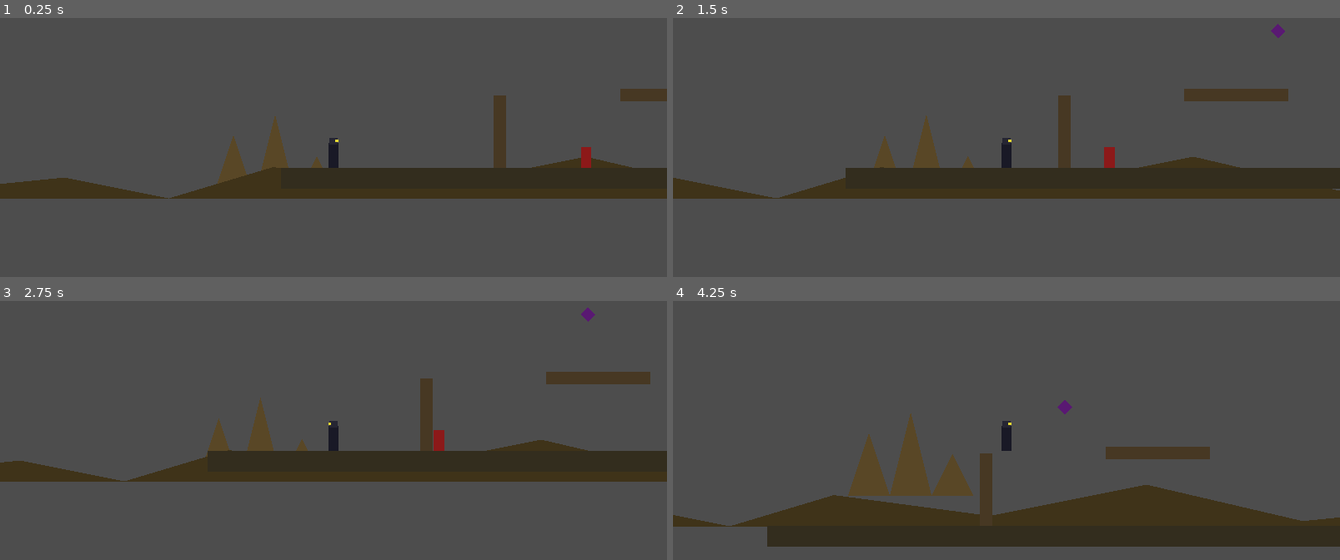
Above: before the commit, frames 1-4 (two rows, left to right).
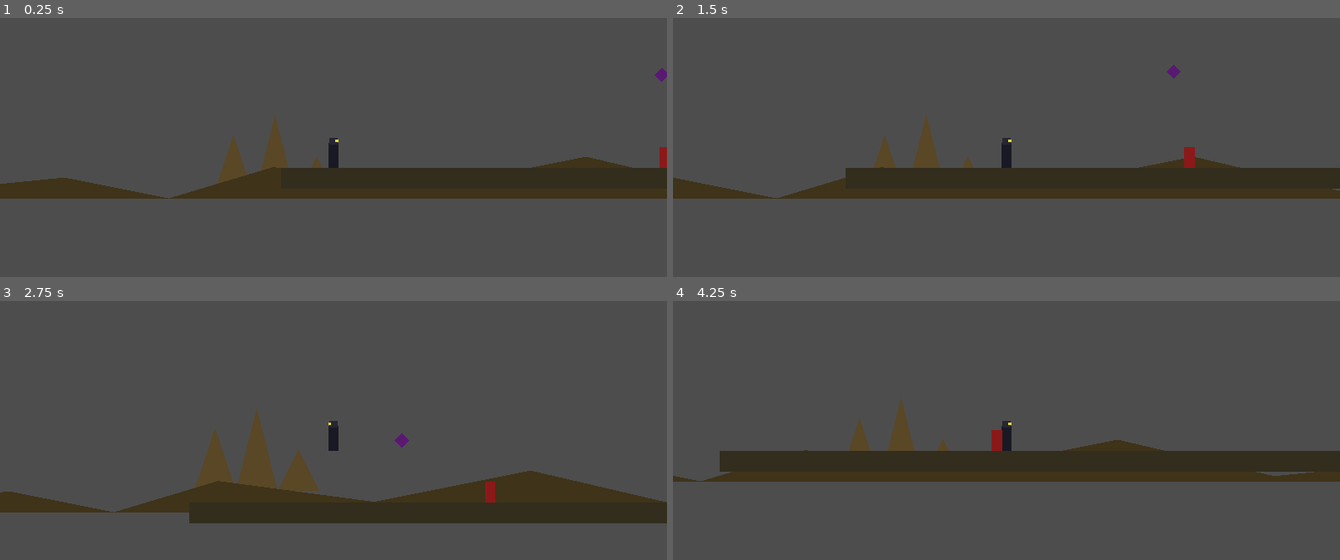
Above: after the commit, the same moments.

Repository: GloriousOrange/Iron-Lotus
Game: Godot game, scene res://scenes/Main.tscn
The game is run twice, just before and just after one commit, with the same random seed, the same clock (stepped at 60 frames per second) and the same inputs.
Inputs (mouse positions are in pixels of both pictures, inside the frame that each line leads up to):
- Up to frame 1 (0.25 s): no input
- Up to frame 2 (1.5 s): move the mouse to (1153, 137) at 0.52 s; hold D (move_right) from 0.53 s (still down); tap Space (jump) at 0.6, 0.77, 1.07 s; click (1153, 137) at 0.67 s; move the mouse to (873, 173) at 1.27 s; tap J (attack1) at 1.35 s
- Up to frame 3 (2.75 s): tap Space (jump) at 1.52, 1.55, 1.82, 2.3 s; move the mouse to (400, 355) at 2.02 s; release D (move_right) at 2.03 s; hold A (move_left) from 2.03 s (still down); tap K (attack2) at 2.1 s
- Up to frame 4 (4.25 s): move the mouse to (973, 513) at 2.77 s; release A (move_left) at 2.78 s; hold D (move_right) from 2.78 s (still down); tap L (attack3) at 2.85 s; click (973, 513) at 2.92 s; tap Space (jump) at 3.02, 3.05, 3.32, 3.77, 3.8, 4.07 s; move the mouse to (1206, 495) at 3.52 s; hold Shift (block) from 3.53 s (still down)

The runs differ from the first frame. In frame 1, 1.1% of the frame differs, in the area x 74-100%, y 19-58%; in frame 2, 1.7%; in frame 3, 23%; in frame 4, 27%, in the area x 0-100%, y 37-95%.

Commit message:
Make Level 1 much longer (~32k px) and add large "brute" creature enemy
Previous 7200px level was ~30s of running -- nowhere near the ~10-minute
target. Replaced the hand-placed Level1 geometry with a deterministic
code generator (scripts/levels/Level1.gd) that lays out ~32,000px from a
mix of segment types: flat combat stretches, brute arenas, ascending
platform stairs, wall-climb obstacles, wall-jump shafts, and bridged
pits. 5 checkpoints, ~52 placeholder enemies (25 humanoid, 19 flying, 8
brutes). Length/segment-mix/density are constants at the top of the
script for easy tuning; exact pacing still needs playtest.

New EnemyBrute: a large creature (not a boss) -- slow but high-HP,
hard-hitting, telegraphs a wind-up before its heavy swing, and is not
"light" so ninja stars only stun/chip it. Extends the shared Enemy base.

Ninja now respawns at the last checkpoint on falling into a pit
(FALL_LIMIT). Level1.tscn slimmed to just script + music + parallax +
player; all geometry/enemies are generated at runtime.

Verified via an in-engine report+capture harness (removed before
commit): confirmed entity counts, ~32k px extent, and greybox visuals
at several points along the level.

Co-Authored-By: Claude Sonnet 5 <noreply@anthropic.com>
Claude-Session: https://claude.ai/code/session_016vJwi5LB5wTBGbHKRXL5vZ

Diff:
--- /dev/null
+++ b/scenes/enemies/EnemyBrute.tscn
@@ -0,0 +1,43 @@
+[gd_scene load_steps=3 format=3]
+
+[ext_resource type="Script" path="res://scripts/enemies/EnemyBrute.gd" id="1_brute"]
+
+[sub_resource type="CapsuleShape2D" id="CapsuleShape2D_brute"]
+radius = 26.0
+height = 96.0
+
+[node name="EnemyBrute" type="CharacterBody2D"]
+collision_layer = 4
+collision_mask = 1
+script = ExtResource("1_brute")
+max_health = 150.0
+is_light = false
+contact_damage = 25.0
+
+[node name="CollisionShape2D" type="CollisionShape2D" parent="."]
+shape = SubResource("CapsuleShape2D_brute")
+
+[node name="Visual" type="Polygon2D" parent="."]
+color = Color(0.4, 0.08, 0.12, 1)
+polygon = PackedVector2Array(-24, -48, 24, -48, 30, 10, 16, 48, -16, 48, -30, 10)
+
+[node name="Horn1" type="Polygon2D" parent="."]
+color = Color(0.7, 0.6, 0.5, 1)
+polygon = PackedVector2Array(-24, -48, -14, -48, -20, -66)
+
+[node name="Horn2" type="Polygon2D" parent="."]
+color = Color(0.7, 0.6, 0.5, 1)
+polygon = PackedVector2Array(14, -48, 24, -48, 20, -66)
+
+[node name="Eye" type="Polygon2D" parent="."]
+color = Color(1, 0.85, 0.1, 1)
+polygon = PackedVector2Array(6, -34, 18, -34, 18, -26, 6, -26)
+
+[node name="LedgeCheck" type="RayCast2D" parent="."]
+position = Vector2(28, 40)
+target_position = Vector2(0, 30)
+enabled = true
+
+[node name="WallCheck" type="RayCast2D" parent="."]
+target_position = Vector2(34, 0)
+enabled = true
--- a/scenes/levels/Level1.tscn
+++ b/scenes/levels/Level1.tscn
@@ -1,31 +1,10 @@
-[gd_scene load_steps=13 format=3]
+[gd_scene load_steps=3 format=3]
 
-[ext_resource type="PackedScene" path="res://scenes/player/Ninja.tscn" id="1_ninja"]
-[ext_resource type="PackedScene" path="res://scenes/enemies/EnemyHumanoid.tscn" id="2_humanoid"]
-[ext_resource type="PackedScene" path="res://scenes/enemies/EnemyFlying.tscn" id="3_flying"]
-[ext_resource type="Script" path="res://scripts/levels/Level1.gd" id="4_level1_script"]
-[ext_resource type="PackedScene" path="res://scenes/levels/Checkpoint.tscn" id="5_checkpoint"]
-
-[sub_resource type="RectangleShape2D" id="RectangleShape2D_ground"]
-size = Vector2(7200, 40)
-
-[sub_resource type="RectangleShape2D" id="RectangleShape2D_wall"]
-size = Vector2(24, 140)
-
-[sub_resource type="RectangleShape2D" id="RectangleShape2D_wallclimb"]
-size = Vector2(24, 260)
-
-[sub_resource type="RectangleShape2D" id="RectangleShape2D_walljump"]
-size = Vector2(24, 200)
-
-[sub_resource type="RectangleShape2D" id="RectangleShape2D_platform"]
-size = Vector2(200, 24)
-
-[sub_resource type="RectangleShape2D" id="RectangleShape2D_stair"]
-size = Vector2(160, 24)
+[ext_resource type="Script" path="res://scripts/levels/Level1.gd" id="1_level1_script"]
+[ext_resource type="PackedScene" path="res://scenes/player/Ninja.tscn" id="2_ninja"]
 
 [node name="Level1" type="Node2D"]
-script = ExtResource("4_level1_script")
+script = ExtResource("1_level1_script")
 
 [node name="Music" type="AudioStreamPlayer" parent="."]
 
@@ -47,186 +26,5 @@
 color = Color(0.25, 0.2, 0.1, 1)
 polygon = PackedVector2Array(0, 620, 200, 560, 500, 600, 800, 540, 1100, 610, 1400, 580, 1600, 620)
 
-[node name="Ground" type="StaticBody2D" parent="."]
-collision_layer = 1
-position = Vector2(3600, 700)
-
-[node name="CollisionShape2D" type="CollisionShape2D" parent="Ground"]
-shape = SubResource("RectangleShape2D_ground")
-
-[node name="Visual" type="Polygon2D" parent="Ground"]
-color = Color(0.2, 0.18, 0.12, 1)
-polygon = PackedVector2Array(-3600, -20, 3600, -20, 3600, 20, -3600, 20)
-
-[node name="Wall" type="StaticBody2D" parent="."]
-collision_layer = 1
-position = Vector2(420, 610)
-
-[node name="CollisionShape2D" type="CollisionShape2D" parent="Wall"]
-shape = SubResource("RectangleShape2D_wall")
-
-[node name="Visual" type="Polygon2D" parent="Wall"]
-color = Color(0.28, 0.22, 0.14, 1)
-polygon = PackedVector2Array(-12, -70, 12, -70, 12, 70, -12, 70)
-
-[node name="Platform" type="StaticBody2D" parent="."]
-collision_layer = 1
-position = Vector2(750, 540)
-
-[node name="CollisionShape2D" type="CollisionShape2D" parent="Platform"]
-shape = SubResource("RectangleShape2D_platform")
-
-[node name="Visual" type="Polygon2D" parent="Platform"]
-color = Color(0.28, 0.22, 0.14, 1)
-polygon = PackedVector2Array(-100, -12, 100, -12, 100, 12, -100, 12)
-
-[node name="WallClimb" type="StaticBody2D" parent="."]
-collision_layer = 1
-position = Vector2(2200, 550)
-
-[node name="CollisionShape2D" type="CollisionShape2D" parent="WallClimb"]
-shape = SubResource("RectangleShape2D_wallclimb")
-
-[node name="Visual" type="Polygon2D" parent="WallClimb"]
-color = Color(0.28, 0.22, 0.14, 1)
-polygon = PackedVector2Array(-12, -130, 12, -130, 12, 130, -12, 130)
-
-[node name="Checkpoint1" parent="." instance=ExtResource("5_checkpoint")]
-position = Vector2(2600, 630)
-
-[node name="StairPlatform1" type="StaticBody2D" parent="."]
-collision_layer = 1
-position = Vector2(3200, 600)
-
-[node name="CollisionShape2D" type="CollisionShape2D" parent="StairPlatform1"]
-shape = SubResource("RectangleShape2D_stair")
-
-[node name="Visual" type="Polygon2D" parent="StairPlatform1"]
-color = Color(0.28, 0.22, 0.14, 1)
-polygon = PackedVector2Array(-80, -12, 80, -12, 80, 12, -80, 12)
-
-[node name="StairPlatform2" type="StaticBody2D" parent="."]
-collision_layer = 1
-position = Vector2(3420, 520)
-
-[node name="CollisionShape2D" type="CollisionShape2D" parent="StairPlatform2"]
-shape = SubResource("RectangleShape2D_stair")
-
-[node name="Visual" type="Polygon2D" parent="StairPlatform2"]
-color = Color(0.28, 0.22, 0.14, 1)
-polygon = PackedVector2Array(-80, -12, 80, -12, 80, 12, -80, 12)
-
-[node name="StairPlatform3" type="StaticBody2D" parent="."]
-collision_layer = 1
-position = Vector2(3640, 440)
-
-[node name="CollisionShape2D" type="CollisionShape2D" parent="StairPlatform3"]
-shape = SubResource("RectangleShape2D_stair")
-
-[node name="Visual" type="Polygon2D" parent="StairPlatform3"]
-color = Color(0.28, 0.22, 0.14, 1)
-polygon = PackedVector2Array(-80, -12, 80, -12, 80, 12, -80, 12)
-
-[node name="WallJumpA" type="StaticBody2D" parent="."]
-collision_layer = 1
-position = Vector2(4300, 580)
-
-[node name="CollisionShape2D" type="CollisionShape2D" parent="WallJumpA"]
-shape = SubResource("RectangleShape2D_walljump")
-
-[node name="Visual" type="Polygon2D" parent="WallJumpA"]
-color = Color(0.28, 0.22, 0.14, 1)
-polygon = PackedVector2Array(-12, -100, 12, -100, 12, 100, -12, 100)
-
-[node name="WallJumpB" type="StaticBody2D" parent="."]
-collision_layer = 1
-position = Vector2(4470, 580)
-
-[node name="CollisionShape2D" type="CollisionShape2D" parent="WallJumpB"]
-shape = SubResource("RectangleShape2D_walljump")
-
-[node name="Visual" type="Polygon2D" parent="WallJumpB"]
-color = Color(0.28, 0.22, 0.14, 1)
-polygon = PackedVector2Array(-12, -100, 12, -100, 12, 100, -12, 100)
-
-[node name="Checkpoint2" parent="." instance=ExtResource("5_checkpoint")]
-position = Vector2(5300, 630)
-
-[node name="GauntletPlatform1" type="StaticBody2D" parent="."]
-collision_layer = 1
-position = Vector2(6200, 600)
-
-[node name="CollisionShape2D" type="CollisionShape2D" parent="GauntletPlatform1"]
-shape = SubResource("RectangleShape2D_platform")
-
-[node name="Visual" type="Polygon2D" parent="GauntletPlatform1"]
-color = Color(0.28, 0.22, 0.14, 1)
-polygon = PackedVector2Array(-100, -12, 100, -12, 100, 12, -100, 12)
-
-[node name="GauntletPlatform2" type="StaticBody2D" parent="."]
-collision_layer = 1
-position = Vector2(6450, 560)
-
-[node name="CollisionShape2D" type="CollisionShape2D" parent="GauntletPlatform2"]
-shape = SubResource("RectangleShape2D_platform")
-
-[node name="Visual" type="Polygon2D" parent="GauntletPlatform2"]
-color = Color(0.28, 0.22, 0.14, 1)
-polygon = PackedVector2Array(-100, -12, 100, -12, 100, 12, -100, 12)
-
-[node name="GauntletPlatform3" type="StaticBody2D" parent="."]
-collision_layer = 1
-position = Vector2(6700, 600)
-
-[node name="CollisionShape2D" type="CollisionShape2D" parent="GauntletPlatform3"]
-shape = SubResource("RectangleShape2D_platform")
-
-[node name="Visual" type="Polygon2D" parent="GauntletPlatform3"]
-color = Color(0.28, 0.22, 0.14, 1)
-polygon = PackedVector2Array(-100, -12, 100, -12, 100, 12, -100, 12)
-
-[node name="LevelEndGate" type="Node2D" parent="."]
-position = Vector2(7100, 680)
-
-[node name="Visual" type="Polygon2D" parent="LevelEndGate"]
-color = Color(0.2, 0.15, 0.1, 1)
-polygon = PackedVector2Array(-70, 0, -50, 0, -50, -180, -70, -180, 70, 0, 50, 0, 50, -180, 70, -180, -60, -160, 60, -160, -60, -130, 60, -130)
-
-[node name="Ninja" parent="." instance=ExtResource("1_ninja")]
+[node name="Ninja" parent="." instance=ExtResource("2_ninja")]
 position = Vector2(100, 620)
-
-[node name="EnemyHumanoid" parent="." instance=ExtResource("2_humanoid")]
-position = Vector2(600, 660)
-
-[node name="EnemyHumanoid2" parent="." instance=ExtResource("2_humanoid")]
-position = Vector2(1500, 660)
-
-[node name="EnemyHumanoid3" parent="." instance=ExtResource("2_humanoid")]
-position = Vector2(1900, 660)
-
-[node name="EnemyHumanoid4" parent="." instance=ExtResource("2_humanoid")]
-position = Vector2(3000, 660)
-
-[node name="EnemyHumanoid5" parent="." instance=ExtResource("2_humanoid")]
-position = Vector2(3900, 660)
-
-[node name="EnemyHumanoid6" parent="." instance=ExtResource("2_humanoid")]
-position = Vector2(5000, 660)
-
-[node name="EnemyHumanoid7" parent="." instance=ExtResource("2_humanoid")]
-position = Vector2(5350, 660)
-
-[node name="EnemyHumanoid8" parent="." instance=ExtResource("2_humanoid")]
-position = Vector2(5600, 660)
-
-[node name="EnemyFlying" parent="." instance=ExtResource("3_flying")]
-position = Vector2(950, 420)
-
-[node name="EnemyFlying2" parent="." instance=ExtResource("3_flying")]
-position = Vector2(2300, 380)
-
-[node name="EnemyFlying3" parent="." instance=ExtResource("3_flying")]
-position = Vector2(4400, 450)
-
-[node name="EnemyFlying4" parent="." instance=ExtResource("3_flying")]
-position = Vector2(6500, 500)
--- /dev/null
+++ b/scripts/enemies/EnemyBrute.gd
@@ -0,0 +1,84 @@
+extends Enemy
+## Large creature demon -- a heavy, dangerous mini-threat (not a boss). Slow
+## but high HP and hard-hitting, and NOT light, so ninja stars only stun/chip
+## it rather than killing it outright. Telegraphs a wind-up before its heavy
+## swing. Programmer-art large capsule until Pixellabs sprites exist.
+
+const GRAVITY := 1400.0
+const PATROL_SPEED := 35.0
+const CHASE_SPEED := 75.0
+const AGGRO_RANGE := 320.0
+const ATTACK_RANGE := 60.0
+const ATTACK_WINDUP := 0.5     ## telegraph before the hit lands
+const ATTACK_COOLDOWN := 1.8
+
+@onready var ledge_check: RayCast2D = $LedgeCheck
+@onready var wall_check: RayCast2D = $WallCheck
+@onready var visual: Polygon2D = $Visual
+
+var _dir := -1
+var _attack_cd := 0.0
+var _winding_up := false
+var _player: Node2D = null
+
+func _ready() -> void:
+	super._ready()
+	var players := get_tree().get_nodes_in_group("player")
+	if players.size() > 0:
+		_player = players[0]
+
+
+func _physics_process(delta: float) -> void:
+	_process_stun(delta)
+	if not is_on_floor():
+		velocity.y += GRAVITY * delta
+	else:
+		velocity.y = 0.0
+
+	if is_stunned() or _winding_up:
+		velocity.x = 0.0
+		move_and_slide()
+		return
+
+	_attack_cd = max(0.0, _attack_cd - delta)
+
+	var to_player := 0.0
+	var in_aggro := false
+	if _player:
+		to_player = _player.global_position.x - global_position.x
+		in_aggro = global_position.distance_to(_player.global_position) <= AGGRO_RANGE
+
+	if in_aggro:
+		# Deadzone-gated so a near-zero reading never collapses facing to 0
+		# (see feedback on the self-referential scale-flip bug).
+		if to_player > 1.0:
+			_dir = 1
+		elif to_player < -1.0:
+			_dir = -1
+		velocity.x = _dir * CHASE_SPEED
+		if abs(to_player) <= ATTACK_RANGE and _attack_cd <= 0.0:
+			_attack()
+	else:
+		velocity.x = _dir * PATROL_SPEED
+		if is_on_floor() and (not ledge_check.is_colliding() or wall_check.is_colliding()):
+			_dir *= -1
+
+	scale.x = abs(scale.x) * _dir
+	move_and_slide()
+
+
+func _attack() -> void:
+	_attack_cd = ATTACK_COOLDOWN
+	_winding_up = true
+	var base := visual.color
+	visual.color = Color(0.9, 0.3, 0.1, 1)   # flash red during the telegraph
+	await get_tree().create_timer(ATTACK_WINDUP).timeout
+	if not is_instance_valid(self):
+		return
+	visual.color = base
+	_winding_up = false
+	# Only connects if the player is still in range when the swing lands.
+	if _player and is_instance_valid(_player) \
+			and abs(_player.global_position.x - global_position.x) <= ATTACK_RANGE \
+			and _player.has_method("take_hit"):
+		_player.take_hit(contact_damage)
--- a/scripts/levels/Level1.gd
+++ b/scripts/levels/Level1.gd
@@ -1,13 +1,44 @@
 extends Node2D
-## Level 1 (Feudal East arc, exterior). Loads its music at runtime (bytes ->
-## AudioStreamMP3) so there's no editor-import step, same pattern used in
-## Lawn of the Dead.
+## Level 1 (Feudal East arc, exterior). Loads its music at runtime, then
+## GENERATES the level geometry/enemies/checkpoints from code so the layout
+## can be long and easy to tweak (hand-authoring ~30k px of nodes in the
+## .tscn is unmaintainable). Deterministic seed -> the layout is stable
+## across runs. Programmer-art boxes until Pixellabs art exists.
+##
+## Layout is a left-to-right sequence of segments (flat stretches, brute
+## arenas, platform stairs, wall-climb obstacles, wall-jump shafts, and a
+## few bridged pits), sized for a ~10-minute clear once combat, climbing,
+## and deaths are factored in. Tune LEVEL_LENGTH / segment mix / enemy
+## density from playtest -- see README.
 
 const MUSIC_PATH := "res://assets/audio/Iron Temple.mp3"
+const HUMANOID := preload("res://scenes/enemies/EnemyHumanoid.tscn")
+const FLYING := preload("res://scenes/enemies/EnemyFlying.tscn")
+const BRUTE := preload("res://scenes/enemies/EnemyBrute.tscn")
+const CHECKPOINT := preload("res://scenes/levels/Checkpoint.tscn")
+
+const LEVEL_LENGTH := 30000.0     ## total horizontal extent (px)
+const SURFACE_Y := 680.0          ## top of the ground plane
+const FLOOR_CENTER_Y := 700.0
+const FLOOR_HALF_H := 20.0
+const CHECKPOINT_SPACING := 5000.0
+
+const SOLID_COLOR := Color(0.28, 0.22, 0.14, 1)
+const GROUND_COLOR := Color(0.2, 0.18, 0.12, 1)
 
 @onready var music: AudioStreamPlayer = $Music
 
+var _rng := RandomNumberGenerator.new()
+var _next_checkpoint_x := CHECKPOINT_SPACING
+
 func _ready() -> void:
+	_start_music()
+	_rng.seed = 20260725     # deterministic layout
+	_generate_level()
+
+
+# --- Music --------------------------------------------------------------
+func _start_music() -> void:
 	var stream := _load_mp3(MUSIC_PATH)
 	if stream:
 		stream.loop = true
@@ -23,3 +54,162 @@
 	var stream := AudioStreamMP3.new()
 	stream.data = f.get_buffer(f.get_length())
 	return stream
+
+
+# --- Generation ---------------------------------------------------------
+func _generate_level() -> void:
+	# Opening flat runway so the player gets their footing before the first
+	# threat (the Ninja starts at x=100 in the .tscn).
+	var x := 0.0
+	x = _seg_flat(x, 1500.0, 1)
+
+	# Walk the level laying one segment at a time until we reach the end.
+	while x < LEVEL_LENGTH:
+		_maybe_checkpoint(x)
+		var kind := _rng.randi_range(0, 5)
+		match kind:
+			0: x = _seg_flat(x, _rng.randf_range(1200.0, 1800.0), _rng.randi_range(1, 3))
+			1: x = _seg_arena(x)
+			2: x = _seg_stairs(x)
+			3: x = _seg_wall_climb(x)
+			4: x = _seg_wall_jump(x)
+			5: x = _seg_pit(x)
+
+	# Closing stretch + end marker.
+	x = _seg_flat(x, 1000.0, 0)
+	_add_end_gate(x)
+
+
+func _maybe_checkpoint(x: float) -> void:
+	if x >= _next_checkpoint_x:
+		_add_checkpoint(x)
+		_next_checkpoint_x += CHECKPOINT_SPACING
+
+
+# --- Segment builders (each lays floor + features, returns the new x) ----
+func _seg_flat(x: float, width: float, humanoids: int) -> float:
+	_floor(x, x + width)
+	for i in humanoids:
+		_spawn(HUMANOID, x + width * (float(i) + 1.0) / (humanoids + 1), 640.0)
+	if _rng.randf() < 0.5:
+		_spawn(FLYING, x + width * 0.5, _rng.randf_range(420.0, 500.0))
+	return x + width
+
+
+func _seg_arena(x: float) -> float:
+	# A fight chokepoint: a brute flanked by a couple of humanoids.
+	var width := 1400.0
+	_floor(x, x + width)
+	_spawn(BRUTE, x + width * 0.5, 600.0)
+	_spawn(HUMANOID, x + width * 0.25, 640.0)
+	_spawn(HUMANOID, x + width * 0.75, 640.0)
+	if _rng.randf() < 0.6:
+		_spawn(FLYING, x + width * 0.5, 440.0)
+	return x + width
+
+
+func _seg_stairs(x: float) -> float:
+	# Three ascending platforms over a continuous floor, with a flyer to
+	# contest the climb.
+	var width := 1100.0
+	_floor(x, x + width)
+	_platform(x + 300.0, 600.0, 90.0)
+	_platform(x + 550.0, 520.0, 90.0)
+	_platform(x + 800.0, 440.0, 90.0)
+	_spawn(FLYING, x + 650.0, 380.0)
+	return x + width
+
+
+func _seg_wall_climb(x: float) -> float:
+	# A tall wall the Ninja must wall-climb over. Floor stays continuous so a
+	# missed climb is a retry, not a death. A landing platform sits on top.
+	var width := 800.0
+	_floor(x, x + width)
+	_wall(x + width * 0.5, 260.0)
+	_platform(x + width * 0.5 + 120.0, 440.0, 90.0)
+	_spawn(HUMANOID, x + width - 120.0, 640.0)
+	return x + width
+
+
+func _seg_wall_jump(x: float) -> float:
+	# Two parallel walls with a gap to wall-jump up between. Floor below so a
+	# miss is a retry. Flyer harasses from above.
+	var width := 800.0
+	_floor(x, x + width)
+	_wall(x + width * 0.5 - 90.0, 240.0)
+	_wall(x + width * 0.5 + 90.0, 240.0)
+	_spawn(FLYING, x + width * 0.5, 380.0)
+	return x + width
+
+
+func _seg_pit(x: float) -> float:
+	# A real fall hazard: floor, a gap bridged by a mid platform, floor. The
+	# gaps are kept jump-crossable; falling in respawns at the last checkpoint.
+	var width := 1200.0
+	_floor(x, x + 400.0)
+	_platform(x + 600.0, 640.0, 90.0)   # bridge island
+	_floor(x + 800.0, x + width)
+	if _rng.randf() < 0.5:
+		_spawn(FLYING, x + 600.0, 450.0)
+	return x + width
+
+
+# --- Primitive helpers --------------------------------------------------
+func _floor(x0: float, x1: float) -> void:
+	var w := x1 - x0
+	_solid(Vector2((x0 + x1) * 0.5, FLOOR_CENTER_Y), Vector2(w, FLOOR_HALF_H * 2.0), GROUND_COLOR)
+
+
+func _platform(cx: float, cy: float, half_w: float) -> void:
+	_solid(Vector2(cx, cy), Vector2(half_w * 2.0, 24.0), SOLID_COLOR)
+
+
+func _wall(cx: float, height: float) -> void:
+	# Wall rises from the ground surface up by `height`.
+	_solid(Vector2(cx, SURFACE_Y - height * 0.5), Vector2(24.0, height), SOLID_COLOR)
+
+
+func _solid(center: Vector2, size: Vector2, color: Color) -> void:
+	var body := StaticBody2D.new()
+	body.collision_layer = 1
+	body.collision_mask = 0
+	body.position = center
+	var cs := CollisionShape2D.new()
+	var shape := RectangleShape2D.new()
+	shape.size = size
+	cs.shape = shape
+	body.add_child(cs)
+	var vis := Polygon2D.new()
+	var hw := size.x * 0.5
+	var hh := size.y * 0.5
+	vis.polygon = PackedVector2Array([
+		Vector2(-hw, -hh), Vector2(hw, -hh), Vector2(hw, hh), Vector2(-hw, hh)])
+	vis.color = color
+	body.add_child(vis)
+	add_child(body)
+
+
+func _spawn(scene: PackedScene, x: float, y: float) -> void:
+	var e := scene.instantiate()
+	e.position = Vector2(x, y)
+	add_child(e)
+
+
+func _add_checkpoint(x: float) -> void:
+	var cp := CHECKPOINT.instantiate()
+	cp.position = Vector2(x, 630.0)
+	add_child(cp)
+
+
+func _add_end_gate(x: float) -> void:
+	# Decorative torii-style marker at the finish (no win logic yet).
+	var gate := Node2D.new()
+	gate.position = Vector2(x, SURFACE_Y)
+	var vis := Polygon2D.new()
+	vis.color = Color(0.2, 0.15, 0.1, 1)
+	vis.polygon = PackedVector2Array([
+		Vector2(-70, 0), Vector2(-50, 0), Vector2(-50, -180), Vector2(-70, -180),
+		Vector2(70, 0), Vector2(50, 0), Vector2(50, -180), Vector2(70, -180),
+		Vector2(-60, -160), Vector2(60, -160), Vector2(-60, -130), Vector2(60, -130)])
+	gate.add_child(vis)
+	add_child(gate)
--- a/scripts/player/Ninja.gd
+++ b/scripts/player/Ninja.gd
@@ -23,6 +23,7 @@
 const MELEE_HITBOX_OFFSET_X := 23.0
 
 const MAX_HEALTH := 100.0
+const FALL_LIMIT := 1200.0        ## y below which a fall counts as death
 const THROW_AMMO_MAX := 8
 const THROW_AMMO_REGEN_SECONDS := 3.0   ## +1 ammo every N seconds
 const NINJA_STAR_SCENE := preload("res://scenes/player/NinjaStar.tscn")
@@ -111,6 +112,12 @@
 	_attack_cd = max(0.0, _attack_cd - delta)
 	_dodge_cd = max(0.0, _dodge_cd - delta)
 	_regen_ammo(delta)
+
+	# Fell into a pit -> die/respawn at the last checkpoint. FALL_LIMIT sits
+	# well below the ground plane (~700) and off-screen.
+	if global_position.y > FALL_LIMIT:
+		_die()
+		return
 
 	if _dodging:
 		_process_dodge(delta)
